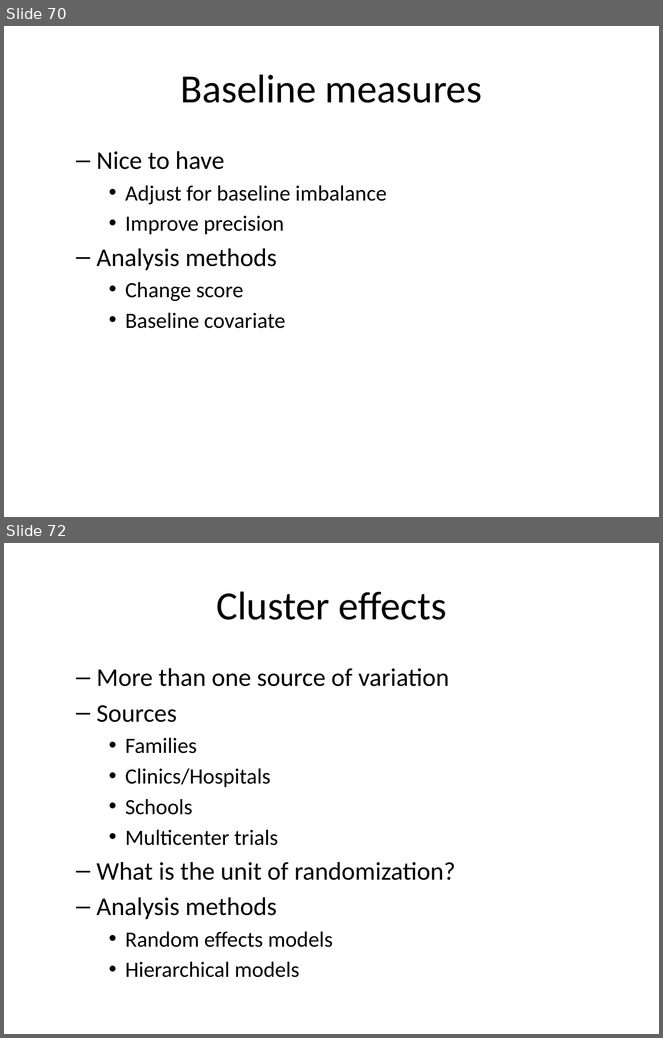
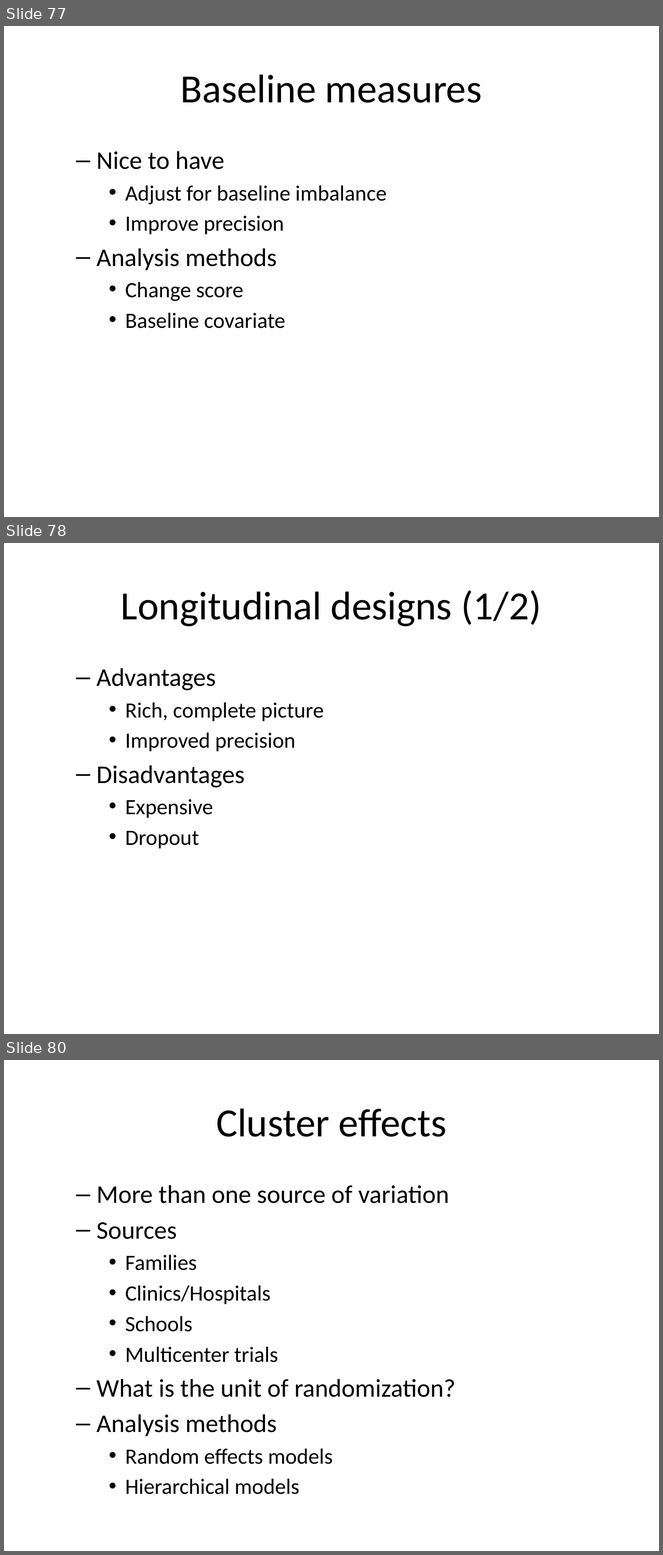
Before and after one commit to classes-medb/5510, a slide deck: src/video-13-statistical-models.pptx. Shown one above the other, each under a label of ours: slides 70 and 72 before the commit, slides 77, 78 and 80 after it; the slides between them are not shown. The pictures are 663x1038 and 663x1555 pixels, drawn with LibreOffice and Linux fonts; fonts in the diff are those of the drawing. Boxes give left, top, right and bottom in pixels: in the first picture for what was removed or moved away, otherwise in the second. Text is boxed around its words. In the diff, an @@ line names an element or a change of style, - is before the commit and + after.

```diff
--- a/src/video-13-statistical-models.pptx
+++ b/src/video-13-statistical-models.pptx
@@ slide 78 added at bbox=[4, 543, 659, 1034], background #FFFFFF @@
@@ title added at bbox=[121, 590, 541, 627], 44 pt, text #000000 @@
+Longitudinal designs (1/2)
@@ text added at bbox=[97, 668, 324, 849], 24 pt, text #000000 @@
+  – Advantages
+    • Rich, complete picture
+    • Improved precision
+  – Disadvantages
+    • Expensive
+    • Dropout
@@ what was slide 70 is now slide 77 @@
@@ what was slide 72 is now slide 80 @@
```
Also in this commit, not shown: 4 slides changed, 7 other slides added, 8 other files.
